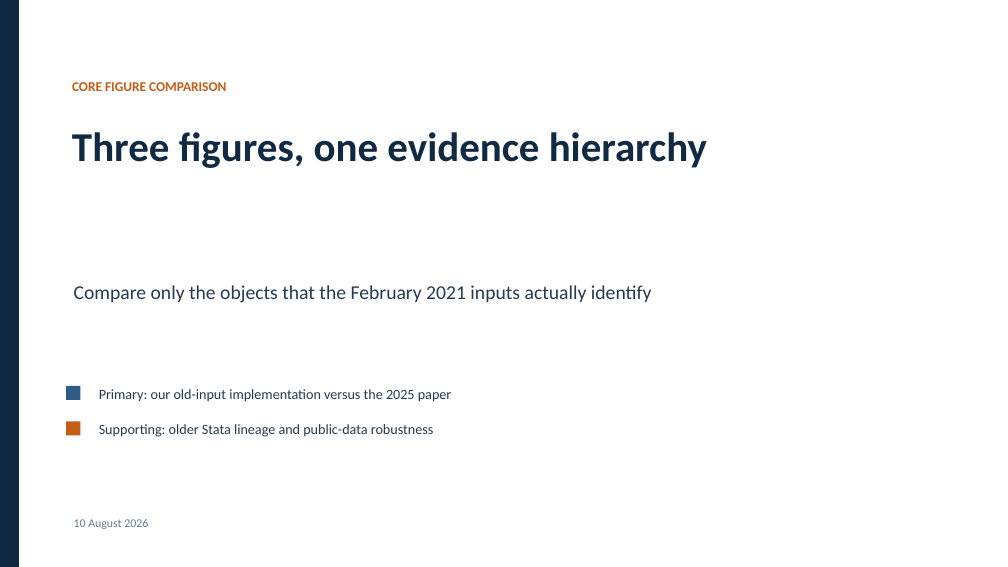
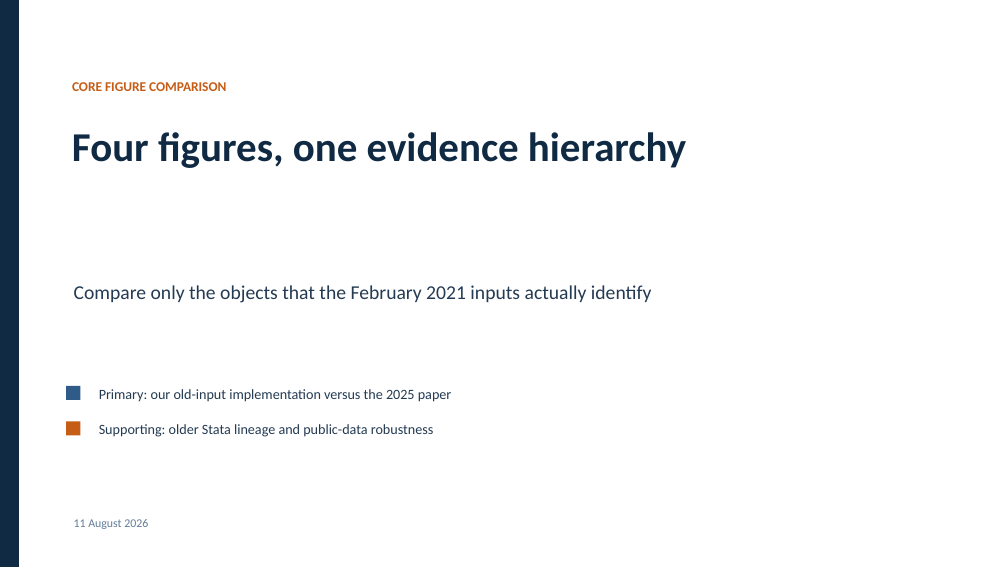
Before and after one commit to lorenz-gorini/mian-sufi-straub2025-saving-glut-replication, a slide deck: slide 1 of Presentation/4_figure_comparison/presentation.pptx. Drawn at 1008x567 pixels with LibreOffice and Linux fonts; fonts in the diff are those of the drawing. Boxes give left, top, right and bottom in pixels: in the first picture for what was removed or moved away, otherwise in the second. Text is boxed around its words. In the diff, an @@ line names an element or a change of style, - is before the commit and + after.

Commit message:
Reconstruct Figure 6 and extend the comparison deck
- apply the 2025 saving-rate method to the 2021 authors-kit data
- add matched wealth-level and five-year evolution diagnostics
- integrate Figures 5 and 6 into the verified comparison presentation

```diff
--- a/Presentation/4_figure_comparison/presentation.pptx
+++ b/Presentation/4_figure_comparison/presentation.pptx
@@ text at [72, 132, 686, 168]: text changed @@
-Three figures, one evidence hierarchy
+Four figures, one evidence hierarchy
@@ text at [74, 519, 148, 529]: text changed @@
-10 August 2026
+11 August 2026
```
Also in this commit, not shown: 4 other slides changed, 4 slides added, 18 other files.
